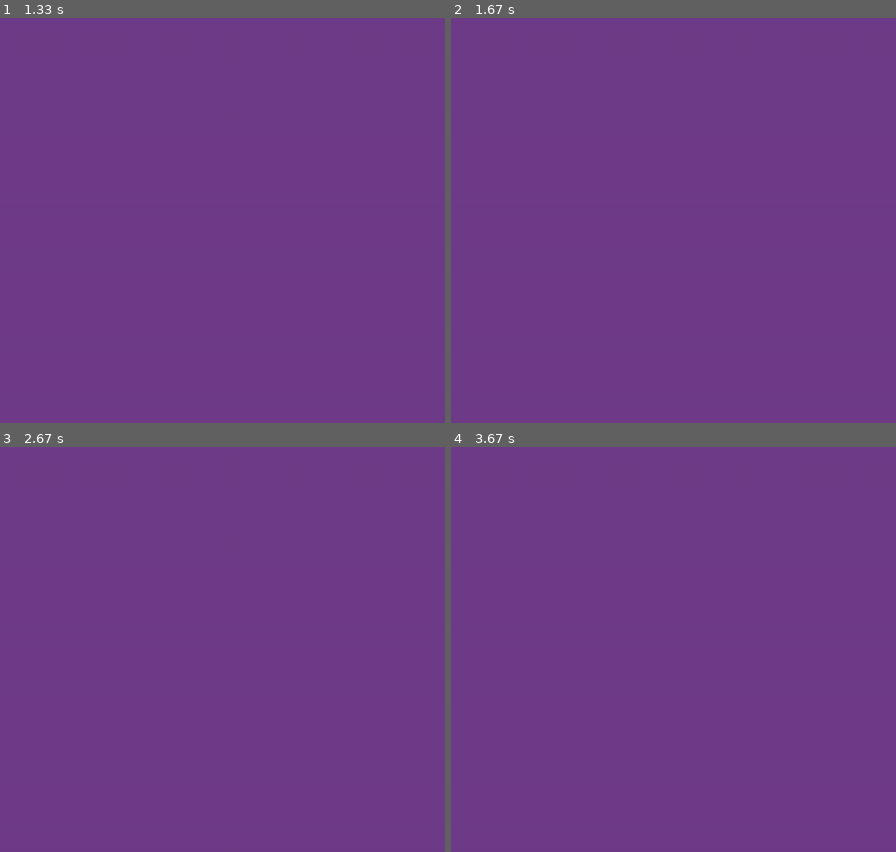
Above: before the commit, frames 1-4 (two rows, left to right).
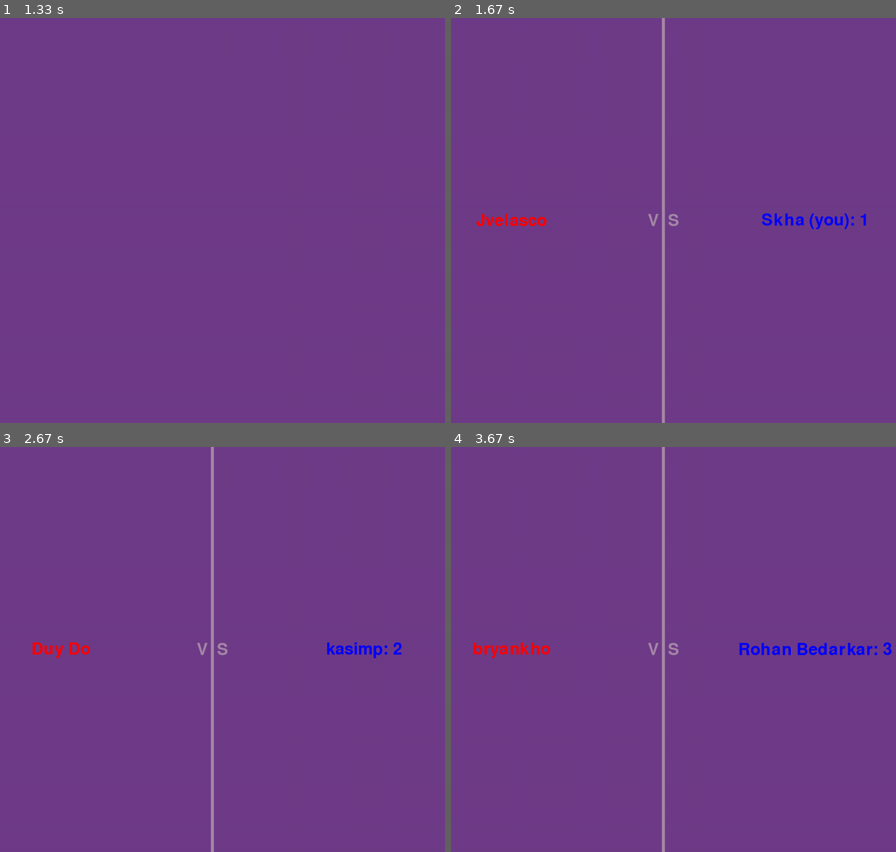
Above: after the commit, the same moments.

Repository: Steven-Kha/ThanosSnapPygame
Game: pygame game, started from main.py
Same seed, same stepped clock (60 frames per second), same inputs: the game is played once before the commit and once after it.
Inputs (mouse positions are in pixels of both pictures, inside the frame that each line leads up to):
- Up to frame 1 (1.33 s): click "Play" at 0.38 s
- Up to frame 2 (1.67 s): no input
- Up to frame 3 (2.67 s): no input
- Up to frame 4 (3.67 s): move the mouse to (891, 803) at 3.3 s; click (891, 803) at 3.58 s

Frame 1 is identical in both runs. In frame 2, 1.2% of the frame differs, in the area x 5-94%, y 0-100%; in frame 3, 1.1%; in frame 4, 1.5%, in the area x 5-100%, y 0-100%.

Commit message:
time is longer an issue

Diff:
--- a/avenger.txt
+++ b/avenger.txt
@@ -1,105 +1,105 @@
+Sergio Herrera
+Lorena
+Jimmy Xuan
+Yesenia Martinez
+Kevin
+Mason Huynh
+Huy Tran
+Molita Nuon
+Jamie Littleton
+Janelle
+Cameron Mathos
+Fernando
+Elias Jackson
+Rishabh
+Skha (you)
+Parag
+Jamesrw
+Rohan Bedarkar
+yuki
+mstfa.said
+IsaiahOdunze
+Shruti Taware
+C9 HenryHuang
+Gustavo Sopena
+Anthony Berton
+Jvelasco
+Kevin Lopez
+Steven Steele
+Stephen Snell
+Randy Le
+Raj
+myang
+Devin Heng
+Chris Ahn
+Rodney Nobles
+Ean McG
+Oscar
+Robert Gama
+Bryan Cuevas
+Jorge Jaquez
+Ryan Luong
+hollyh
+Holland Ho
+Suramya
+Robert Pace IV
+Himanshu Patel
+Yong
+marriannee_
+Daniel Verdugo
+Jatin
+sam
+David Feinzimer
+Maygan
+Akhil
+Will
+Josh
+Connor Gresko
+Alyssa
+BethHS
+Samantha M
+Vincent Bravinder
 Liam
+Derrick
+Arthur
 Tommy
-Tirth
-Adam Laviguer
-Yesenia Martinez
-Chetana
-Sergio Herrera
-Jatin
-Andrew Gomez
-Jason Anthony
-thatoneddrguy
+Tina My Huynh
+TJ
+Raxit
+Jason Jose
+Janeen Yamak
+bryankho
+Roman Belaire
+Kashyap
+Nate
+Lonnie
+Aaron
+Tu Tran
+Ariosto Kuit
+Navie
+Vincent
+Steven Espin
+Nathan S
+Vanessa Delfin
+dylansanderson
+Anushree Ankola
+Kenny
+Jacob Biloki
+Beau
+raj
+Michael
+Aparna Girme
+Namanh Tran
+karanjasani
+Canyon Schwartz
+AB14799
+Peter
+PS
+Kshitij Shah
+Shradha
+Colin Hughes
+Slacker
+Ray
 Julian
-C9 HenryHuang
-Luis Larco
-Josh
-Anthony Berton
-Arthur
-Elias Jackson
-Payne
-Kevin
-IsaiahOdunze
-Shekhar Palit
-Iben
-Michael
-Alyssa
-Derrick
-Vincent
-David Feinzimer
-Aparna Girme
-Hector Medina
-Holland Ho
-BethHS
-Jesse
-Vandan Shah
-PS
-Alberto Rodriguez
-Colin Hughes
-Gustavo Sopena
-Zach McEachern
-Steven Steele
-Abhijeet Thakurdesai
-Nikhil
-Jainam Mehta
-Sharon Pak
-dylansanderson
-mstfa.said
-Rushi Sharma
-poojagajjar
-Navie
-Fernando
-Neel Potnis
-marriannee_
-Yong
-Tesh Goyal
-False
-Rohan Bedarkar
-Zach
-edwardrios
-Chris
-Jorge Jaquez
-Shruti Taware
-Shradha
-Vanessa Delfin
-Peter
-karanjasani
-Matthew McCune
-Akhil
-Juan Sanchez
-Joshua Yun
-Yaz
-Roman Belaire
-BN
-Lambert Liu
-Nate
-William Bui
-codeSm1th
-Oscar
-Janeen Yamak
-Tina My Huynh
-Diego
-Jasmine Nguyen
-Carina
-Seo Hyun Chang
-Emil Shahbazov
-Robert Gama
-Saket
-Jvelasco
-David
-Tu Tran
-Darryn Wong
-Ankit Sharma
-bryankho
-aB9
-Daniel Verdugo
-Jordan A
-Gilbert Paderogo
-Jacob Biloki
-Franco
-Shree
-Bryan C
-Lorena
-Kader Ustun
-Canyon Schwartz
-Michael Zendejas
-Samit
+Kevin Wong
+Kenneth Aguilar
--- a/chosen.txt
+++ b/chosen.txt
@@ -1,105 +1,105 @@
-Vincent Bravinder
-Kenneth Aguilar
-Stephen Snell
+edwardrios
+Tesh Goyal
+Whipitoutforha
+Payne
+thatoneddrguy
+kento_nitta
+Kader Ustun
+aB9
+Laurensuki
+Chetana
+kasimp
+Dom F
+Matthew McCune
+Joshua Yun
+David
+Andrew Gomez
+CmdrSnuggle
+Sharp-edged
+Kristi
+Michael Zendejas
+BJ
+Ankit Sharma
+Carina
+HoungHuy
+rojanrijal
+Jasmine Nguyen
+conner cook
+Neel Potnis
+Shree
+natalina
+Bennett Lawrenz
+Duy Do
+Vandan Shah
+Carlos Garcia
+Jose Sanrindo
+Hector Medina
+Sharon Pak
+Abhijeet Thakurdesai
+Jordan A
+Diego
+int main()
+Samit
+celine
+ffej
+Joel
+Darryn Wong
+Shekhar Palit
+Juan Sanchez
+Kaine R
+NicWebster96
+Tirth
+hho
+Dipen
+Taylor Noh
+Eric Abbott
+Jainam Mehta
+Kizar
 Chantalle
-rojanrijal
+Dayna A
+Iben
+Robert Ruiz
+Nikhil
+Alex
+tastyles
+Andrew lopez
+Riley
+Holy Tran
+Jason Anthony
+Bryan C
+animesh
+Chris
+dkbatalla
+William Bui
+An Nguyen
+Zach
+Emil Shahbazov
 Upal Patel
-Jason Jose
-dkbatalla
-yuki
-An Nguyen
-Will
-Parag
-BJ
-Alex
-conner cook
-celine
-Bryan Cuevas
-Ean McG
-myang
-Robert Ruiz
-Riley
+Rushi Sharma
+Gilbert Paderogo
+madi
+Arthi Ramesh
+Lambert Liu
+Saket
+Marek Sautter
+Yaz
+Franco
+Jesse
 Graciela Orozco
-TJ
-Randy Le
-sam
-raj
-Raj
-Maygan
-Kevin Wong
-Ariosto Kuit
-Joel
-Whipitoutforha
-int main()
-Chris Ahn
-CmdrSnuggle
-Arthi Ramesh
+Henry
+Alberto Rodriguez
+Jacob Powell
+BN
+Shivam
 Adrian
-hollyh
-Steven Espin
-Devin Heng
-Laurensuki
-natalina
-Kristi
-Namanh Tran
-Lonnie
-Kizar
-hho
-Cameron Mathos
-Robert Pace IV
-kento_nitta
-kasimp
-Carlos Garcia
-Rishabh
-animesh
-Ryan Luong
+Seo Hyun Chang
+Adam Laviguer
+Luis Larco
 ckobayashi
-NicWebster96
-Jacob Powell
-Duy Do
-Andrew lopez
-Slacker
-Eric Abbott
-Shivam
-Jimmy Xuan
-Dipen
-Rodney Nobles
-Beau
-Kashyap
-Marek Sautter
-Aaron
-Sharp-edged
-Samantha M
-AB14799
+Ruby Abutaleb
 gcald
-Ray
-Jose Sanrindo
-tastyles
-Jamie Littleton
-Connor Gresko
-Holy Tran
 Yoko Zhu
-ffej
-Kaine R
-Nathan S
-HoungHuy
-madi
-Dayna A
-Suramya
-Huy Tran
-Anushree Ankola
-Henry
-Taylor Noh
-Molita Nuon
-Ruby Abutaleb
-Skha (you)
-Dom F
-Raxit
-Bennett Lawrenz
-Kshitij Shah
-Himanshu Patel
-Jamesrw
-Mason Huynh
-Kenny
-Kevin Lopez
-Janelle
+Zach McEachern
+poojagajjar
+False
+codeSm1th
--- a/game_functions.py
+++ b/game_functions.py
@@ -23,55 +23,55 @@
 
 
 def update_screen(ai_settings, stats, center_line, gameText,
-                  chosen, avenger, newChosen, newAvenger, popCounter, length,
+                  chosen, avenger, newChosen, newAvenger, popCounter, clock,
                   play_button, screen):
-    # if stats.game_active:
-    if len(chosen) > len(avenger):
-        length = len(avenger)
-        chosenLong = 1
-    else:
-        length = len(chosen)
-        avengerLong = 1
+    if stats.game_active:
+        if len(chosen) > len(avenger):
+            length = len(avenger)
+            chosenLong = 1
+        else:
+            length = len(chosen)
+            avengerLong = 1
 
-    screen.fill(ai_settings.bg_color)
-    leftName = ""
-    rightName = ""
+        screen.fill(ai_settings.bg_color)
+        leftName = ""
+        rightName = ""
+        i = 0
 
+        #print("am I running again?")
+        #pygame.time.wait(2973)
+        nowTime = pygame.time.get_ticks()
+        sTime = pygame.time.get_ticks()
+        while (sTime - nowTime < 1000):
+            sTime = pygame.time.get_ticks()
+        if sTime - nowTime >= 1000 and len(chosen) > 0:
+            nowTime = sTime
+            print("Tick tock is % by 1000: " + str(sTime))
+            print
+            #pop names so they don't appear again
 
-    #print("am I running again?")
-    for i in range(length):
-        print(i)
-        sTime = pygame.time.get_ticks()
-        if sTime % 2 == 0:
-            #pop names so they don't appear again
+            popCounter += 1
             leftName = chosen.pop()
             rightName = avenger.pop()
             newChosen.append(leftName)
             newAvenger.append(rightName)
             gameText.prepLeftName(leftName)
-            gameText.prepRightName(rightName + ": " + str(i))
-
-            #trying to display the odd name but it didnt' work maybe just add one more false name?
-            if (len(chosen) > 0 ) and len(avenger) == 0:
-                leftName = chosen.pop()
-                gameText.prepLeftName(leftName)
-            if (len(avenger) > 0 ) and len(chosen) == 0:
-                rightName = avenger.pop()
-                gameText.prepRightName(rightName)
+            gameText.prepRightName(rightName + ": " + str(len(newChosen)))
         gameText.draw_text()
         center_line.draw_center_line()
 
 
-    print("we've displayed these many names: " + str(popCounter) + " x2!")
-    print("newChosen length: " + str(len(newChosen)))
-    print("newAvenger length: " + str(len(newAvenger)))
 
-    #stops names from appearing
-    if len(chosen) == 0 or len(avenger) == 0:
-        print("ALL NAMES HAVE BEEN POPPPED!!")
-        for i in range(len(newAvenger)):
-            print("new chosen: " + str(i) + ": " + str(newChosen[i]))
-            print("new avenger: " + str(i) + ": " + str(newAvenger[i]))
+        # print("we've displayed these many names: " + str(popCounter) + " x2!")
+        # print("newChosen length: " + str(len(newChosen)))
+        # print("newAvenger length: " + str(len(newAvenger)))
+
+        #stops names from appearing
+        # if len(chosen) == 0 or len(avenger) == 0:
+        #     print("ALL NAMES HAVE BEEN POPPPED!!")
+        #     for i in range(len(newAvenger)):
+        #         print("new chosen: " + str(i) + ": " + str(newChosen[i]))
+        #         print("new avenger: " + str(i) + ": " + str(newAvenger[i]))
 
     if not stats.game_active:
         screen.fill(ai_settings.bg_color)
--- a/main.py
+++ b/main.py
@@ -9,7 +9,7 @@
 from nameToJudge import NameToJudge
 
 import game_functions as gf
-
+clock = pygame.time.Clock()
 chosen = []
 avenger = []
 newChosen = []
@@ -58,7 +58,7 @@
             pass
 
         gf.update_screen(ai_settings, stats, center_line, gameText,
-                  chosen, avenger, newChosen, newAvenger, popCounter, length,
+                  chosen, avenger, newChosen, newAvenger, popCounter, clock,
                   play_button, screen)
 
 
--- a/names.txt
+++ b/names.txt
@@ -207,3 +207,4 @@
 yuki
 Zach
 Zach McEachern
+False
